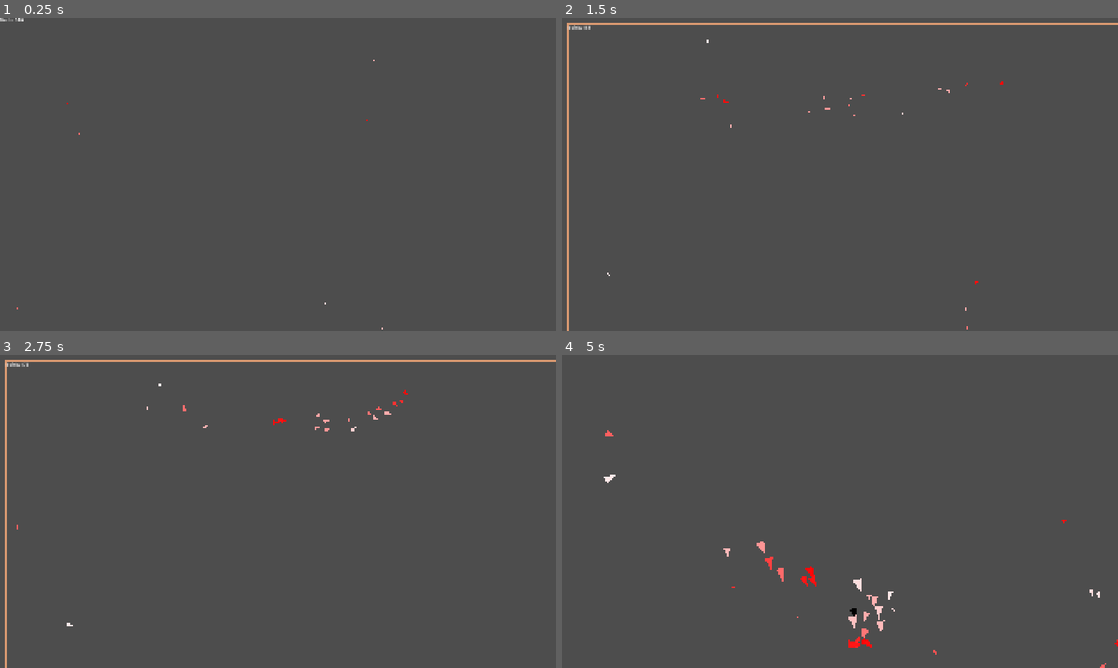
Above: before the commit, frames 1-4 (two rows, left to right).
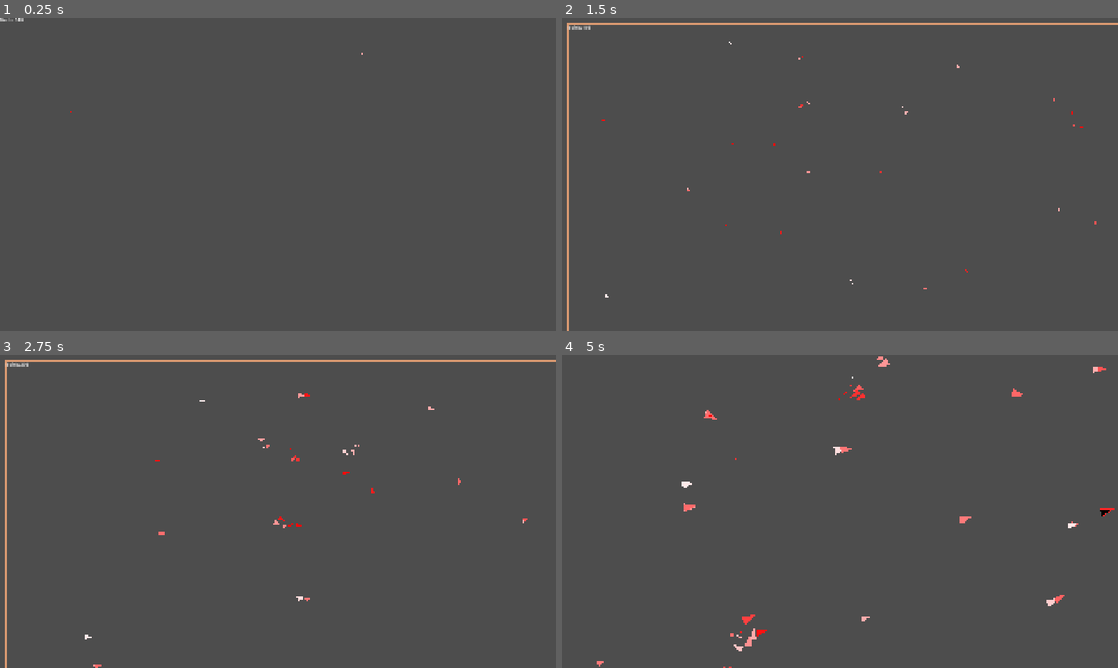
Above: after the commit, the same moments.

Repository: Kubota-Productions/pond-sim
Game: Godot game, scene res://DevScene.tscn
Same seed, same stepped clock (60 frames per second), same inputs: the game is played once before the commit and once after it.
Inputs (mouse positions are in pixels of both pictures, inside the frame that each line leads up to):
- Up to frame 1 (0.25 s): no input
- Up to frame 2 (1.5 s): move the mouse to (962, 158) at 0.52 s; click (962, 158) at 0.67 s; drag from (728, 190) to (812, 237) at 1.27 s
- Up to frame 3 (2.75 s): move the mouse to (333, 442) at 2.02 s; click (333, 442) at 2.17 s
- Up to frame 4 (5 s): drag from (812, 574) to (673, 464) at 2.77 s; move the mouse to (1006, 558) at 3.52 s; click (1006, 558) at 3.67 s; drag from (673, 464) to (756, 433) at 4.27 s

The runs differ from the first frame. In frame 1, less than 0.1% of the frame differs, in the area x 3-69%, y 0-100%; in frame 2, 0.2%; in frame 3, 0.4%; in frame 4, 1.3%, in the area x 6-100%, y 0-100%.

Commit message:
idk why boids aren't growing up

Diff:
--- a/Boid.tscn
+++ b/Boid.tscn
@@ -13,10 +13,7 @@
 [node name="FlockBoid" type="Node2D" unique_id=1400672770]
 script = ExtResource("1_ur8rf")
 modules = Array[ExtResource("2_7a3us")]([ExtResource("7_slkiq"), ExtResource("9_o8igv"), ExtResource("10_imadf"), ExtResource("5_bugqg"), ExtResource("4_dyl04"), ExtResource("8_2yvxm"), ExtResource("3_2qxn4")])
-perception_radius = 300.0
-separation_radius = 30.0
-separation_weight = 3.0
-alignment_weight = 4.5
-cohesion_weight = 4.5
+perception_radius = 70.0
+cohesion_weight = 3.0
 edge_avoid_force = 1000.0
 edge_avoid_curve = 1.0
--- a/DevScene.tscn
+++ b/DevScene.tscn
@@ -14,7 +14,7 @@
 [node name="Node2D" type="Node2D" parent="." unique_id=1176570652]
 script = ExtResource("1_bva37")
 boid_scene = ExtResource("2_215fb")
-spawn_area = Rect2(0, 0, 3840, 2000)
+spawn_area = Rect2(0, 0, 3840, 2100)
 
 [node name="Camera2D" type="Camera2D" parent="Node2D" unique_id=2096432904]
 position = Vector2(960, 545)
--- a/resources/BoidBreedingModule.tres
+++ b/resources/BoidBreedingModule.tres
@@ -5,6 +5,7 @@
 [resource]
 script = ExtResource("1_kogul")
 breeding_cooldown = 5.0
+population_limit = 300
 minimum_energy = 5.0
 energy_cost = 2.0
 metadata/_custom_type_script = "uid://dop4kt85bqs1k"
--- a/resources/BoidSpeedModule.tres
+++ b/resources/BoidSpeedModule.tres
@@ -5,7 +5,6 @@
 [resource]
 resource_local_to_scene = true
 script = ExtResource("1_10ss1")
-min_speed = 50.0
 max_speed = 500.0
 clustering_weight = 10.0
 similarity_range = 0.09999999999999999
--- a/scripts/Boids/BoidBreedingModule.gd
+++ b/scripts/Boids/BoidBreedingModule.gd
@@ -8,13 +8,16 @@
 @export var breeding_radius: float = 30.0
 @export var breeding_cooldown: float = 10.0
 
-## How often a boid re-searches for a mate once its cooldown is up but no
-## mate was found nearby. Without this, a boid with no mate in range would
-## call _find_mate() (a grid query) on EVERY SINGLE FRAME indefinitely,
-## since breeding_timer only resets on a successful breed, not a failed
-## search — at high population counts that's a much bigger steady-state
-## cost than the cooldown alone suggests.
+## How often a boid re-searches for a mate after failing to find one.
 @export var search_retry_interval: float = 0.25
+
+
+@export_group("Population")
+
+## Maximum number of living boids allowed.
+## Breeding stops when this population is reached.
+## 0 = unlimited.
+@export var population_limit: int = 400
 
 
 @export_group("Energy Requirements")
@@ -30,8 +33,6 @@
 
 var breeding_timer: float = 0.0
 
-## Reused across calls instead of letting _find_mate() allocate a fresh
-## array every time it runs.
 var _nearby_scratch: Array[BoidBase] = []
 
 var _search_retry_timer: float = 0.0
@@ -42,7 +43,8 @@
 # =============================================================
 
 func initialize(boid: BoidBase) -> void:
-	breeding_timer = 1
+	breeding_timer = 1.0
+	_search_retry_timer = 0.0
 
 
 # =============================================================
@@ -57,6 +59,13 @@
 	if not enabled:
 		return
 
+	# Population limit.
+	if (
+		population_limit > 0
+		and BoidBase.boid_count >= population_limit
+	):
+		return
+
 	if breeding_timer > 0.0:
 		breeding_timer -= delta
 		return
@@ -64,8 +73,7 @@
 	if boid.energy < minimum_energy:
 		return
 
-	# Throttle retries instead of searching again on every single frame
-	# while no mate is in range.
+	# Throttle failed mate searches.
 	if _search_retry_timer > 0.0:
 		_search_retry_timer -= delta
 		return
@@ -100,9 +108,6 @@
 		breeding_radius * breeding_radius
 	)
 
-	# Was: loop every boid in BoidBase.all_boids. Now: only boids the
-	# spatial grid says are actually within breeding_radius, filled into
-	# a reused array instead of allocating a new one each call.
 	BoidBase.query_radius_into(
 		boid.position,
 		breeding_radius,
@@ -111,7 +116,24 @@
 
 	for other in _nearby_scratch:
 
+		# queue_free() is deferred, so always validate before
+		# accessing the object.
+		if not is_instance_valid(other):
+			continue
+
 		if other == boid:
+			continue
+
+		if other.is_queued_for_deletion():
+			continue
+
+		var other_age: BoidAgeModule = (
+			other.get_module_by_type(
+				BoidAgeModule
+			)
+		)
+
+		if other_age != null and other_age.is_dead:
 			continue
 
 		var other_breeding: BoidBreedingModule = (
@@ -175,6 +197,9 @@
 	if not is_instance_valid(mate):
 		return
 
+	if mate.is_queued_for_deletion():
+		return
+
 	if not boid.is_inside_tree():
 		return
 
@@ -187,6 +212,15 @@
 	if mate.energy < minimum_energy:
 		return
 
+	# Re-check the population immediately before spawning.
+	#
+	# This is important because multiple boids can reach _breed()
+	# during the same frame.
+	if (
+		population_limit > 0
+		and BoidBase.boid_count >= population_limit
+	):
+		return
 
 	var parent: Node = boid.get_parent()
 
@@ -200,14 +234,22 @@
 
 	var offspring: BoidBase = BoidBase.new()
 
-	# Give the offspring inherited modules BEFORE adding it
-	# to the scene tree.
+	# Create inherited modules before the offspring enters
+	# the scene tree.
 	offspring.modules = _inherit_modules(
+		offspring,
 		boid,
 		mate
 	)
 
-	# Spawn halfway between parents.
+	# Inherit the base BoidBase configuration.
+	_inherit_base_stats(
+		offspring,
+		boid,
+		mate
+	)
+
+	# Spawn halfway between the parents.
 	offspring.position = (
 		boid.position
 		+ mate.position
@@ -247,14 +289,16 @@
 # =============================================================
 
 func _inherit_modules(
+	offspring: BoidBase,
 	parent_a: BoidBase,
 	parent_b: BoidBase
 ) -> Array[BoidModifierModule]:
 
 	var inherited: Array[BoidModifierModule] = []
 
-	# ---------------------------------------------------------
-	# FIRST PARENT
+
+	# ---------------------------------------------------------
+	# MODULES FROM FIRST PARENT
 	# ---------------------------------------------------------
 
 	for module_a in parent_a.modules:
@@ -272,15 +316,19 @@
 		var selected_module: BoidModifierModule
 
 		if module_b != null:
+
 			# Both parents have this module.
 			# Randomly inherit one parent's version.
 			if randf() < 0.5:
 				selected_module = module_a
 			else:
 				selected_module = module_b
+
 		else:
+
 			# Only parent A has this module.
 			selected_module = module_a
+
 
 		var copy: BoidModifierModule = (
 			selected_module.duplicate(true)
@@ -288,6 +336,18 @@
 		)
 
 		if copy != null:
+
+			# Give the module a chance to reset or configure
+			# developmental state for the offspring.
+			#
+			# This is important for modules such as
+			# BoidGrowthModule.
+			copy.prepare_offspring(
+				offspring,
+				parent_a,
+				parent_b
+			)
+
 			inherited.append(copy)
 
 
@@ -310,16 +370,119 @@
 		if already_inherited:
 			continue
 
+
 		var copy: BoidModifierModule = (
 			module_b.duplicate(true)
 			as BoidModifierModule
 		)
 
 		if copy != null:
+
+			copy.prepare_offspring(
+				offspring,
+				parent_a,
+				parent_b
+			)
+
 			inherited.append(copy)
 
 
 	return inherited
+
+
+# =============================================================
+# INHERIT BASE STATS
+# =============================================================
+
+func _inherit_base_stats(
+	offspring: BoidBase,
+	parent_a: BoidBase,
+	parent_b: BoidBase
+) -> void:
+
+	# ---------------------------------------------------------
+	# FLOCKING
+	# ---------------------------------------------------------
+
+	offspring.max_force = _inherit_stat(
+		parent_a.max_force,
+		parent_b.max_force
+	)
+
+	offspring.perception_radius = _inherit_stat(
+		parent_a.perception_radius,
+		parent_b.perception_radius
+	)
+
+	offspring.separation_radius = _inherit_stat(
+		parent_a.separation_radius,
+		parent_b.separation_radius
+	)
+
+	offspring.separation_weight = _inherit_stat(
+		parent_a.separation_weight,
+		parent_b.separation_weight
+	)
+
+	offspring.alignment_weight = _inherit_stat(
+		parent_a.alignment_weight,
+		parent_b.alignment_weight
+	)
+
+	offspring.cohesion_weight = _inherit_stat(
+		parent_a.cohesion_weight,
+		parent_b.cohesion_weight
+	)
+
+
+	# ---------------------------------------------------------
+	# EDGE AVOIDANCE
+	# ---------------------------------------------------------
+
+	offspring.edge_avoid_margin = _inherit_stat(
+		parent_a.edge_avoid_margin,
+		parent_b.edge_avoid_margin
+	)
+
+	offspring.edge_avoid_force = _inherit_stat(
+		parent_a.edge_avoid_force,
+		parent_b.edge_avoid_force
+	)
+
+	offspring.edge_avoid_curve = _inherit_stat(
+		parent_a.edge_avoid_curve,
+		parent_b.edge_avoid_curve
+	)
+
+
+	# ---------------------------------------------------------
+	# ENERGY
+	# ---------------------------------------------------------
+
+	offspring.max_energy = _inherit_stat(
+		parent_a.max_energy,
+		parent_b.max_energy
+	)
+
+	offspring.starting_energy = _inherit_stat(
+		parent_a.starting_energy,
+		parent_b.starting_energy
+	)
+
+
+# =============================================================
+# INHERIT ONE STAT
+# =============================================================
+
+func _inherit_stat(
+	value_a: float,
+	value_b: float
+) -> float:
+
+	if randf() < 0.5:
+		return value_a
+
+	return value_b
 
 
 # =============================================================
